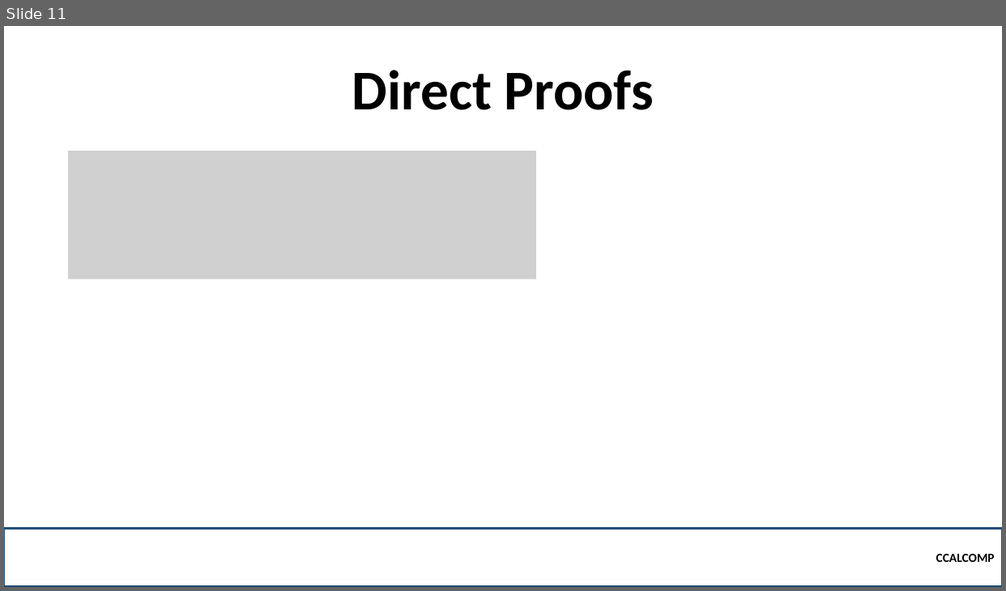
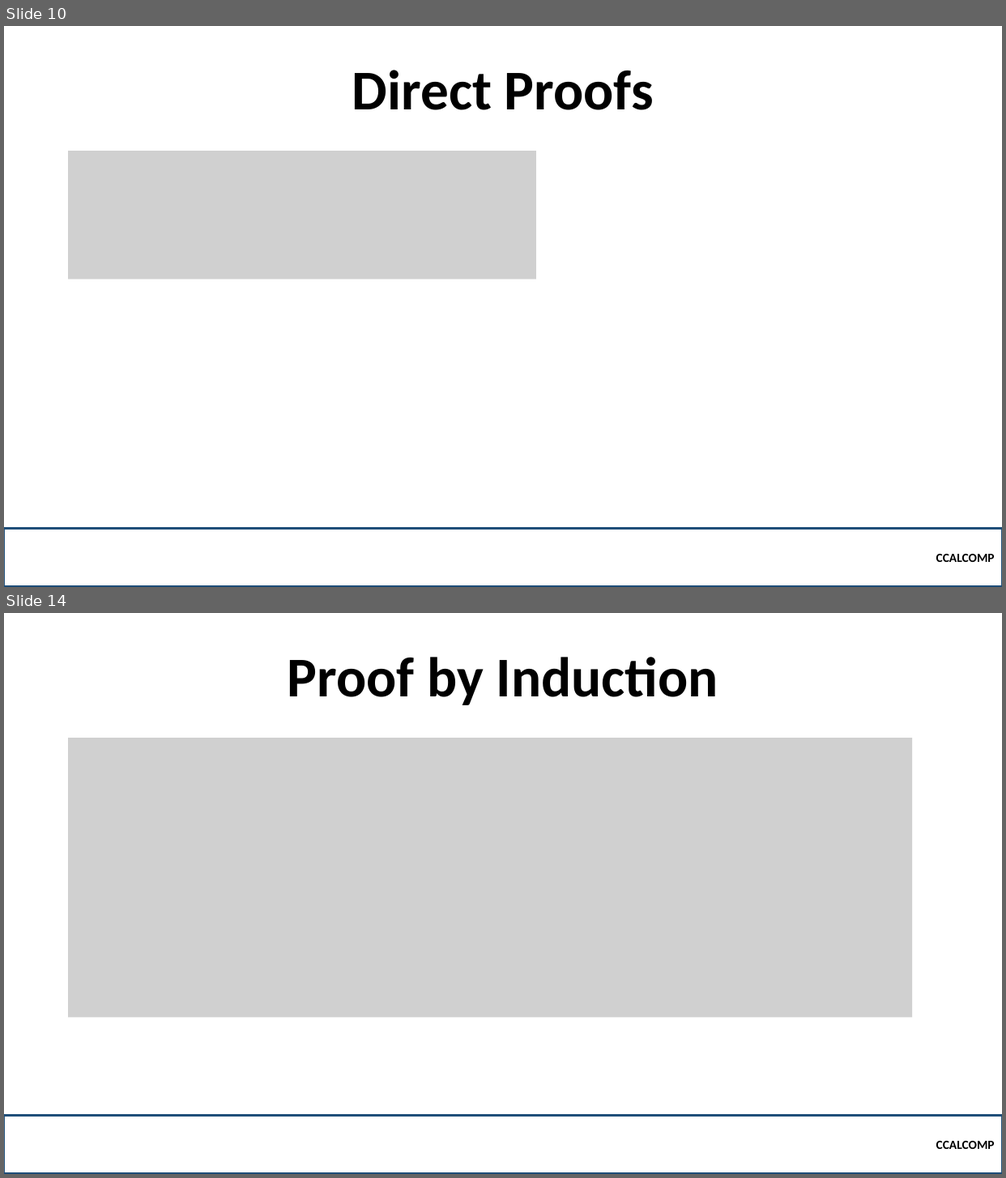
Before and after one commit to robitussin/CCALCOMP, a slide deck: Week 3 - Proofs/Proofs.pptx. Shown one above the other, each under a label of ours: slide 11 before the commit, slides 10 and 14 after it; the slides between them are not shown. The pictures are 1006x591 and 1006x1178 pixels, drawn with LibreOffice and Linux fonts; fonts in the diff are those of the drawing; grey boxes stand for pictures; background and template pictures are left out. Boxes give left, top, right and bottom in pixels: in the first picture for what was removed or moved away, otherwise in the second. Text is boxed around its words. In the diff, an @@ line names an element or a change of style, - is before the commit and + after.

```diff
--- a/Week 3 - Proofs/Proofs.pptx
+++ b/Week 3 - Proofs/Proofs.pptx
@@ slide 14 added at box(4, 613, 1002, 1174), background picture (left out) @@
@@ title added at box(288, 657, 718, 705), 54 pt, text #000000, bold @@
+Proof by Induction
@@ picture added at box(68, 738, 913, 1018) @@
@@ rectangle added at box(4, 1115, 1002, 1174), outline #1F4E79 2.25 pt, 12 pt, text #000000, bold @@
+CCALCOMP
@@ what was slide 11 is now slide 10 @@
```
Also in this commit, not shown: 7 slides changed, 4 other slides added, 1 slide removed.
